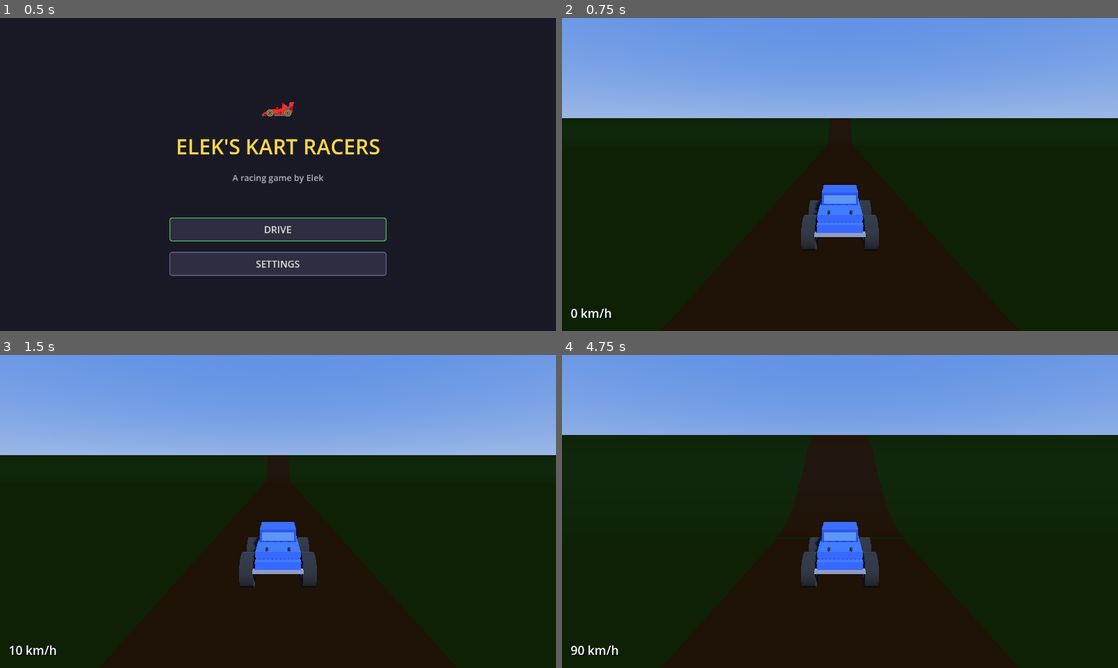
Above: before the commit, frames 1-4 (two rows, left to right).
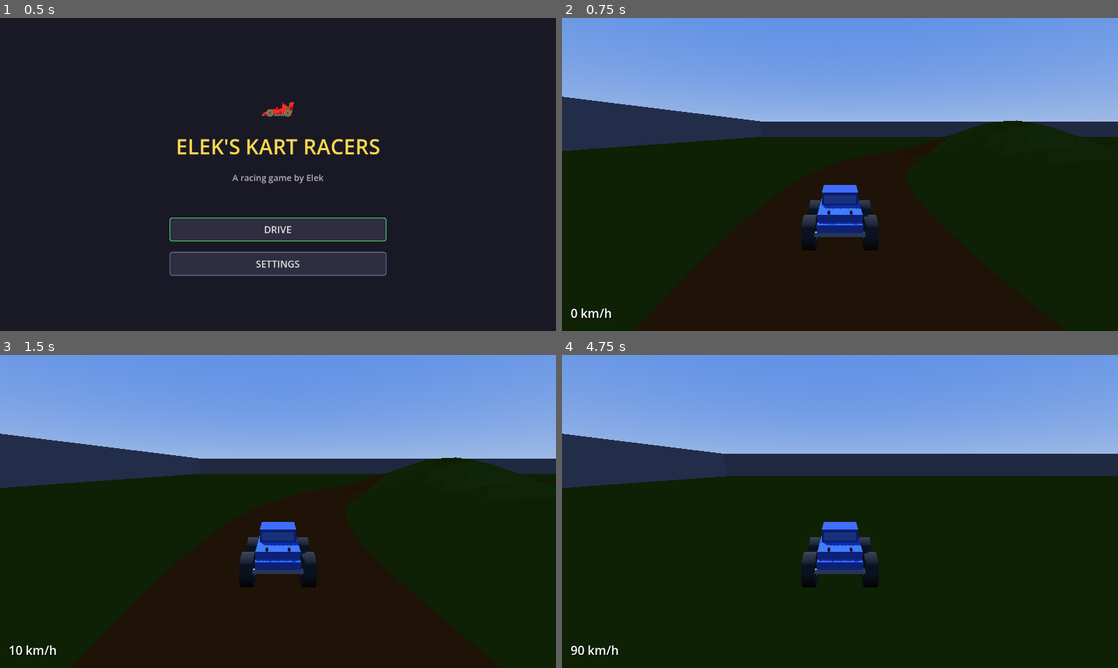
Above: after the commit, the same moments.

Repository: withdoron/Elek-games
Game: Godot game, scene res://node_3d.tscn
Same seed, same stepped clock (60 frames per second), same inputs: the game is played once before the commit and once after it.
Inputs (mouse positions are in pixels of both pictures, inside the frame that each line leads up to):
- Up to frame 1 (0.5 s): no input
- Up to frame 2 (0.75 s): click "DRIVE" at 0.5 s
- Up to frame 3 (1.5 s): tap Enter at 1.25 s; move the mouse to (305, 511) at 1.27 s; hold W (accelerate) from 1.28 s (still down); click (305, 511) at 1.42 s
- Up to frame 4 (4.75 s): keep holding W (accelerate); move the mouse to (812, 511) at 2.02 s; move the mouse to (851, 505) at 2.77 s; move the mouse to (834, 517) at 3.52 s; click (834, 517) at 3.67 s; move the mouse to (878, 514) at 4.27 s

Frame 1 is identical in both runs. In frame 2, 8.5% of the frame differs, in the area x 0-100%, y 25-75%; in frame 3, 8.5%; in frame 4, 15%.

Commit message:
ARENA: large arena with walls, hills, and oval road
- 400x400 arena with concrete walls (height 15) keeping truck inside
- 5 cosine hills scattered around the arena (heights 5-12)
- Giant oval road (120x80 radius, 12 wide) built as smooth SurfaceTool
  mesh following terrain height with proper normals
- Terrain mesh covers full arena (100x100 grid)
- Truck spawns on oval road, clamped inside walls with speed dampening
- Ground height function uses sum of all hills (both files match)

Co-Authored-By: Claude Opus 4.6 (1M context) <noreply@anthropic.com>

Diff:
--- a/kart-racers/scripts/main_setup.gd
+++ b/kart-racers/scripts/main_setup.gd
@@ -4,10 +4,23 @@
 var speedometer: Label
 var menu_ui: Control
 
-# Hill parameters — shared with player_kart.gd via get_ground_height
-const HILL_CENTER_Z = -50.0
-const HILL_HALF_WIDTH = 30.0
-const HILL_HEIGHT = 12.0
+# Arena boundary
+const ARENA_SIZE = 200.0
+
+# Hill definitions: [center_x, center_z, height, radius]
+const HILLS = [
+	[0.0, -50.0, 12.0, 30.0],
+	[80.0, 40.0, 8.0, 25.0],
+	[-70.0, -30.0, 6.0, 20.0],
+	[40.0, -100.0, 10.0, 22.0],
+	[-50.0, 70.0, 5.0, 18.0],
+]
+
+# Oval road parameters
+const OVAL_RX = 120.0  # X radius
+const OVAL_RZ = 80.0   # Z radius
+const ROAD_WIDTH = 12.0
+const ROAD_SEGMENTS = 300
 
 
 func _ready() -> void:
@@ -49,15 +62,17 @@
 	sun.shadow_enabled = true
 	add_child(sun)
 
-	# --- Ground terrain (one smooth mesh covering everything) ---
+	# --- Terrain mesh ---
 	_build_terrain_mesh()
 
-	# --- Road (smooth mesh on top of terrain) ---
-	_build_road_mesh()
+	# --- Oval road mesh ---
+	_build_oval_road()
+
+	# --- Arena walls ---
+	_build_walls()
 
 
 func _build_terrain_mesh() -> void:
-	# Build a single smooth mesh for the entire ground using SurfaceTool
 	var st = SurfaceTool.new()
 	st.begin(Mesh.PRIMITIVE_TRIANGLES)
 
@@ -65,40 +80,27 @@
 	mat.albedo_color = Color(0.25, 0.55, 0.2)
 	st.set_material(mat)
 
-	var x_min = -150.0
-	var x_max = 150.0
-	var z_min = -130.0
-	var z_max = 80.0
-	var x_steps = 60
-	var z_steps = 80
-
-	var x_step = (x_max - x_min) / x_steps
-	var z_step = (z_max - z_min) / z_steps
-
-	for zi in range(z_steps):
-		for xi in range(x_steps):
-			var x0 = x_min + xi * x_step
-			var x1 = x0 + x_step
-			var z0 = z_min + zi * z_step
-			var z1 = z0 + z_step
-
-			var y00 = get_ground_height(x0, z0)
-			var y10 = get_ground_height(x1, z0)
-			var y01 = get_ground_height(x0, z1)
-			var y11 = get_ground_height(x1, z1)
-
-			var v00 = Vector3(x0, y00, z0)
-			var v10 = Vector3(x1, y10, z0)
-			var v01 = Vector3(x0, y01, z1)
-			var v11 = Vector3(x1, y11, z1)
-
-			# Triangle 1
+	var extent = ARENA_SIZE + 10.0
+	var steps = 100
+	var step_size = (extent * 2.0) / steps
+
+	for zi in range(steps):
+		for xi in range(steps):
+			var x0 = -extent + xi * step_size
+			var x1 = x0 + step_size
+			var z0 = -extent + zi * step_size
+			var z1 = z0 + step_size
+
+			var v00 = Vector3(x0, get_ground_height(x0, z0), z0)
+			var v10 = Vector3(x1, get_ground_height(x1, z0), z0)
+			var v01 = Vector3(x0, get_ground_height(x0, z1), z1)
+			var v11 = Vector3(x1, get_ground_height(x1, z1), z1)
+
 			st.set_normal(_calc_normal(v00, v10, v01))
 			st.add_vertex(v00)
 			st.add_vertex(v10)
 			st.add_vertex(v01)
 
-			# Triangle 2
 			st.set_normal(_calc_normal(v10, v11, v01))
 			st.add_vertex(v10)
 			st.add_vertex(v11)
@@ -110,8 +112,7 @@
 	add_child(mesh_inst)
 
 
-func _build_road_mesh() -> void:
-	# Build a smooth road strip using SurfaceTool — sits slightly above terrain
+func _build_oval_road() -> void:
 	var st = SurfaceTool.new()
 	st.begin(Mesh.PRIMITIVE_TRIANGLES)
 
@@ -119,32 +120,59 @@
 	mat.albedo_color = Color(0.45, 0.35, 0.22)
 	st.set_material(mat)
 
-	var road_half_w = 5.0
-	var z_min = -130.0
-	var z_max = 80.0
-	var z_steps = 200
-	var z_step = (z_max - z_min) / z_steps
-	var road_lift = 0.05  # just enough above terrain to prevent z-fighting
-
-	for zi in range(z_steps):
-		var z0 = z_min + zi * z_step
-		var z1 = z0 + z_step
-
-		var y0 = get_ground_height(0, z0) + road_lift
-		var y1 = get_ground_height(0, z1) + road_lift
-
-		var v_l0 = Vector3(-road_half_w, y0, z0)
-		var v_r0 = Vector3(road_half_w, y0, z0)
-		var v_l1 = Vector3(-road_half_w, y1, z1)
-		var v_r1 = Vector3(road_half_w, y1, z1)
-
-		# Triangle 1
+	var road_half_w = ROAD_WIDTH / 2.0
+	var road_lift = 0.05
+
+	for i in range(ROAD_SEGMENTS):
+		var t0 = (float(i) / ROAD_SEGMENTS) * TAU
+		var t1 = (float(i + 1) / ROAD_SEGMENTS) * TAU
+
+		# Center points on the oval
+		var cx0 = cos(t0) * OVAL_RX
+		var cz0 = sin(t0) * OVAL_RZ
+		var cx1 = cos(t1) * OVAL_RX
+		var cz1 = sin(t1) * OVAL_RZ
+
+		# Tangent direction at each point (derivative of ellipse)
+		var tx0 = -sin(t0) * OVAL_RX
+		var tz0 = cos(t0) * OVAL_RZ
+		var len0 = sqrt(tx0 * tx0 + tz0 * tz0)
+		# Normal (perpendicular to tangent, pointing outward)
+		var nx0 = tz0 / len0
+		var nz0 = -tx0 / len0
+
+		var tx1 = -sin(t1) * OVAL_RX
+		var tz1 = cos(t1) * OVAL_RZ
+		var len1 = sqrt(tx1 * tx1 + tz1 * tz1)
+		var nx1 = tz1 / len1
+		var nz1 = -tx1 / len1
+
+		# Inner and outer edge points
+		var lx0 = cx0 - nx0 * road_half_w
+		var lz0 = cz0 - nz0 * road_half_w
+		var rx0 = cx0 + nx0 * road_half_w
+		var rz0 = cz0 + nz0 * road_half_w
+
+		var lx1 = cx1 - nx1 * road_half_w
+		var lz1 = cz1 - nz1 * road_half_w
+		var rx1 = cx1 + nx1 * road_half_w
+		var rz1 = cz1 + nz1 * road_half_w
+
+		var y_l0 = get_ground_height(lx0, lz0) + road_lift
+		var y_r0 = get_ground_height(rx0, rz0) + road_lift
+		var y_l1 = get_ground_height(lx1, lz1) + road_lift
+		var y_r1 = get_ground_height(rx1, rz1) + road_lift
+
+		var v_l0 = Vector3(lx0, y_l0, lz0)
+		var v_r0 = Vector3(rx0, y_r0, rz0)
+		var v_l1 = Vector3(lx1, y_l1, lz1)
+		var v_r1 = Vector3(rx1, y_r1, rz1)
+
 		st.set_normal(_calc_normal(v_l0, v_r0, v_l1))
 		st.add_vertex(v_l0)
 		st.add_vertex(v_r0)
 		st.add_vertex(v_l1)
 
-		# Triangle 2
 		st.set_normal(_calc_normal(v_r0, v_r1, v_l1))
 		st.add_vertex(v_r0)
 		st.add_vertex(v_r1)
@@ -156,23 +184,59 @@
 	add_child(mesh_inst)
 
 
+func _build_walls() -> void:
+	var wall_mat = StandardMaterial3D.new()
+	wall_mat.albedo_color = Color(0.35, 0.35, 0.38)
+	wall_mat.roughness = 0.9
+
+	var wall_height = 15.0
+	var wall_thickness = 3.0
+	var s = ARENA_SIZE
+
+	# [position, size]
+	var walls = [
+		[Vector3(0, wall_height / 2.0, -s), Vector3(s * 2.0 + wall_thickness * 2, wall_height, wall_thickness)],  # North
+		[Vector3(0, wall_height / 2.0, s), Vector3(s * 2.0 + wall_thickness * 2, wall_height, wall_thickness)],   # South
+		[Vector3(-s, wall_height / 2.0, 0), Vector3(wall_thickness, wall_height, s * 2.0)],  # West
+		[Vector3(s, wall_height / 2.0, 0), Vector3(wall_thickness, wall_height, s * 2.0)],   # East
+	]
+
+	for w in walls:
+		var wall = MeshInstance3D.new()
+		var box = BoxMesh.new()
+		box.size = w[1]
+		wall.mesh = box
+		wall.material_override = wall_mat
+		wall.position = w[0]
+		add_child(wall)
+
+
 func _calc_normal(a: Vector3, b: Vector3, c: Vector3) -> Vector3:
 	return (b - a).cross(c - a).normalized()
 
 
-func get_ground_height(_x: float, z: float) -> float:
-	var dist = abs(z - HILL_CENTER_Z)
-	if dist >= HILL_HALF_WIDTH:
-		return 0.0
-	return HILL_HEIGHT * 0.5 * (1.0 + cos(PI * dist / HILL_HALF_WIDTH))
+func get_ground_height(x: float, z: float) -> float:
+	var h = 0.0
+	for hill in HILLS:
+		var dx = x - hill[0]
+		var dz = z - hill[1]
+		var dist = sqrt(dx * dx + dz * dz)
+		if dist < hill[3]:
+			h += hill[2] * 0.5 * (1.0 + cos(PI * dist / hill[3]))
+	return h
 
 
 func _spawn_kart() -> void:
 	kart = Node3D.new()
 	kart.set_script(preload("res://scripts/player_kart.gd"))
 	kart.name = "PlayerKart"
-	var start_z = 50.0
-	kart.position = Vector3(0, 0, start_z)
+	# Start on the oval road, right side, facing forward (-Z along track)
+	var start_x = OVAL_RX
+	var start_z = 0.0
+	var start_y = get_ground_height(start_x, start_z)
+	kart.position = Vector3(start_x, start_y, start_z)
+	# Face along the track (tangent at right side of oval points -Z)
+	kart.rotation.y = PI
 	add_child(kart)
 
 
--- a/kart-racers/scripts/player_kart.gd
+++ b/kart-racers/scripts/player_kart.gd
@@ -102,6 +102,14 @@
 	# --- Move manually (no move_and_slide, no physics fighting) ---
 	global_position += move_velocity * delta
 
+	# --- Arena wall clamping ---
+	var wall_limit = 198.0
+	global_position.x = clamp(global_position.x, -wall_limit, wall_limit)
+	global_position.z = clamp(global_position.z, -wall_limit, wall_limit)
+	# Kill speed if hitting a wall
+	if abs(global_position.x) >= wall_limit or abs(global_position.z) >= wall_limit:
+		speed *= 0.9
+
 	# --- ALWAYS snap Y to ground. Every frame. No exceptions. ---
 	global_position.y = _get_ground_height(global_position.x, global_position.z) + GROUND_OFFSET
 
@@ -135,15 +143,23 @@
 		body_mesh.rotation.z = lerp(body_mesh.rotation.z, target_roll, t)
 
 
-func _get_ground_height(_x: float, z: float) -> float:
-	# Smooth hill using cosine — must match main_setup.gd
-	var hill_center_z = -50.0
-	var hill_half_width = 30.0
-	var hill_height = 12.0
-	var dist = abs(z - hill_center_z)
-	if dist >= hill_half_width:
-		return 0.0
-	return hill_height * 0.5 * (1.0 + cos(PI * dist / hill_half_width))
+func _get_ground_height(x: float, z: float) -> float:
+	# Must match main_setup.gd HILLS array
+	var hills = [
+		[0.0, -50.0, 12.0, 30.0],
+		[80.0, 40.0, 8.0, 25.0],
+		[-70.0, -30.0, 6.0, 20.0],
+		[40.0, -100.0, 10.0, 22.0],
+		[-50.0, 70.0, 5.0, 18.0],
+	]
+	var h = 0.0
+	for hill in hills:
+		var dx = x - hill[0]
+		var dz = z - hill[1]
+		var dist = sqrt(dx * dx + dz * dz)
+		if dist < hill[3]:
+			h += hill[2] * 0.5 * (1.0 + cos(PI * dist / hill[3]))
+	return h
 
 
 func _update_visuals(delta: float, steer_input: float) -> void:
